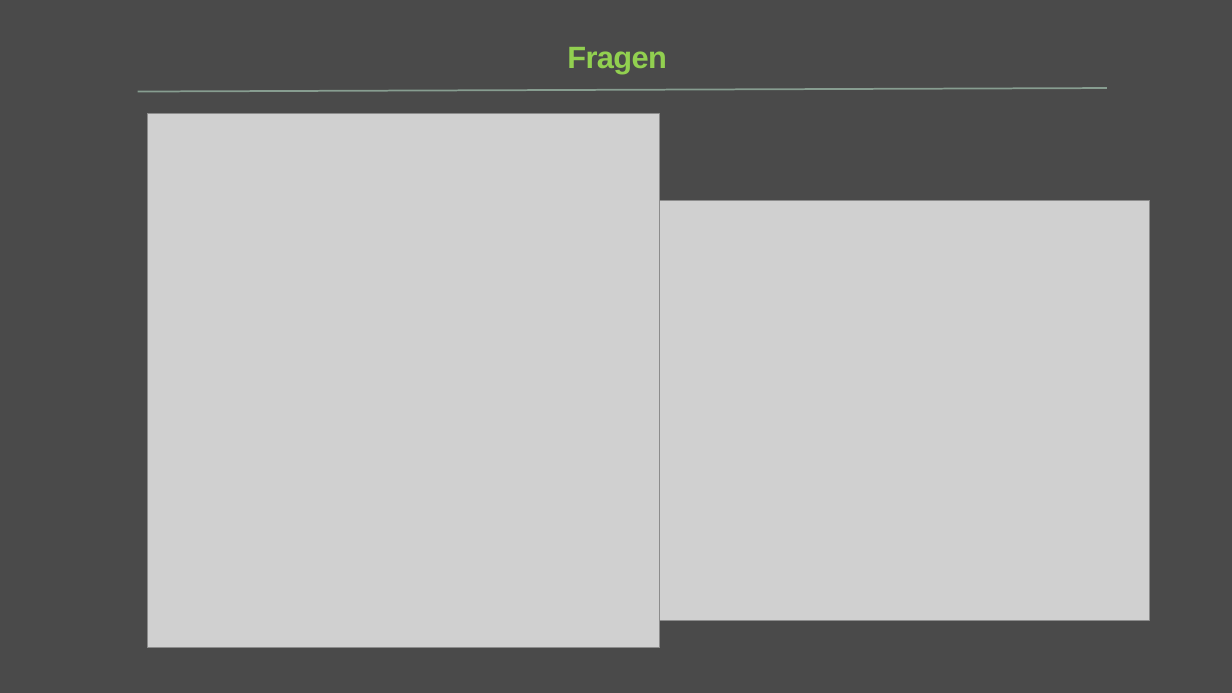
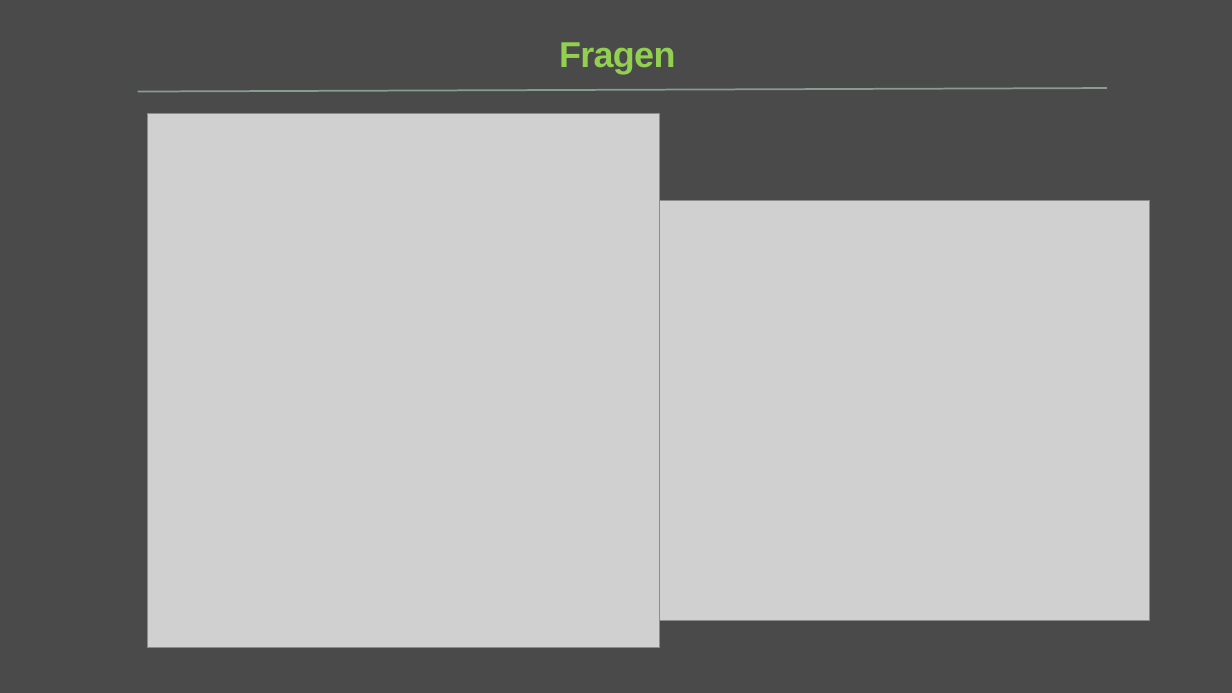
Before and after one commit to PsitTeam3/Documentation, a slide deck: slide 10 of Schlusspräsi.pptx. Drawn at 1232x693 pixels with LibreOffice and Linux fonts; fonts in the diff are those of the drawing; grey boxes stand for pictures. Boxes give left, top, right and bottom in pixels: in the first picture for what was removed or moved away, otherwise in the second. Text is boxed around its words. In the diff, an @@ line names an element or a change of style, - is before the commit and + after.

```diff
--- a/Schlusspräsi.pptx
+++ b/Schlusspräsi.pptx
@@ title "Fragen" at <box>559,42,675,74</box>: size 24 to 28 pt @@
```
Also in this commit, not shown: 2 other slides changed.
